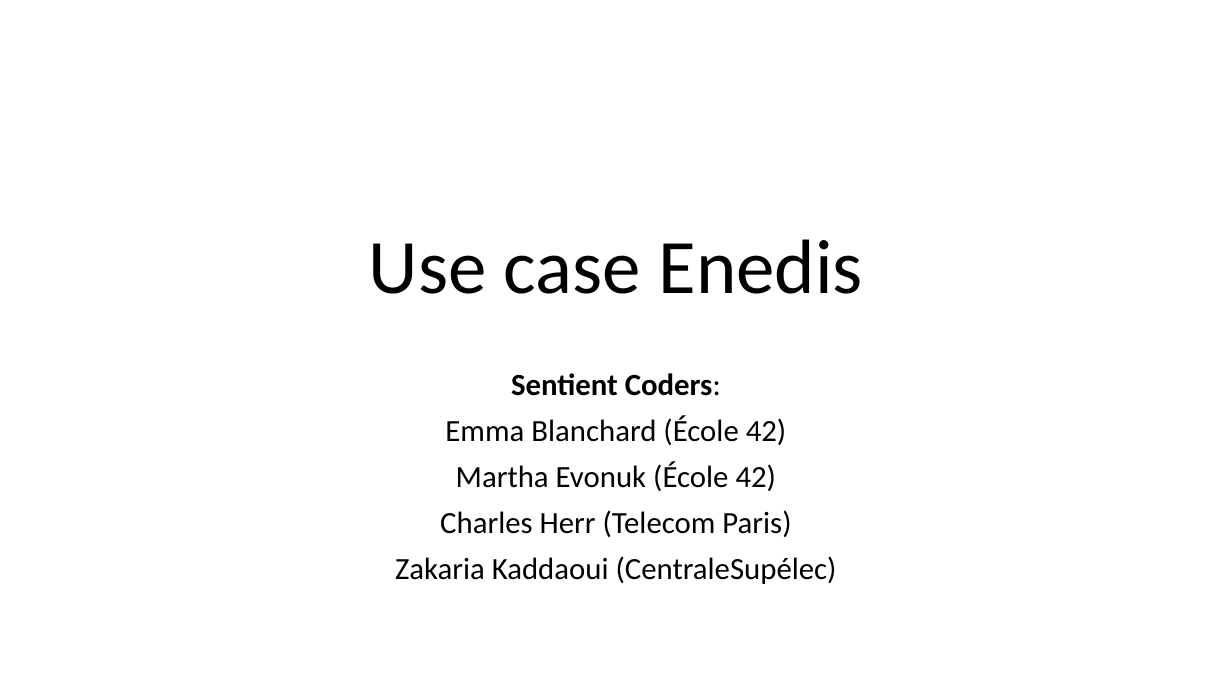
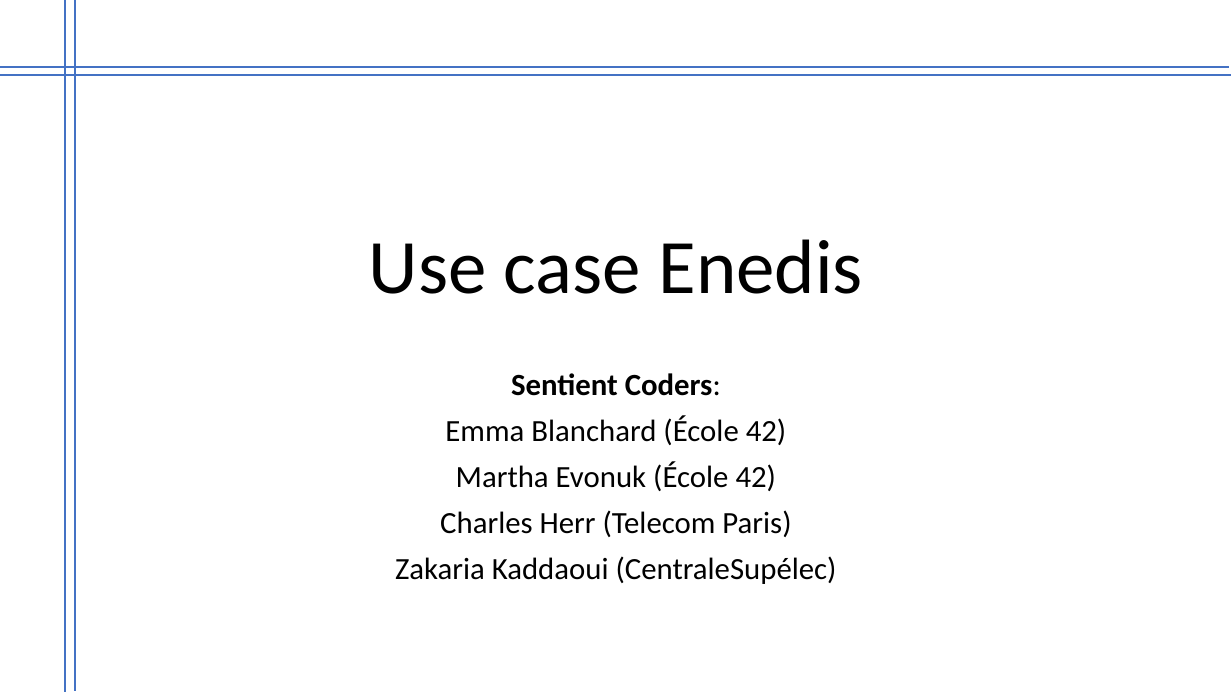
Before and after one commit to mevonuk/aihack, a slide deck: slide 1 of aihack.pptx. Drawn at 1232x693 pixels with LibreOffice and Linux fonts; fonts in the diff are those of the drawing. Boxes give left, top, right and bottom in pixels: in the first picture for what was removed or moved away, otherwise in the second. Text is boxed around its words. In the diff, an @@ line names an element or a change of style, - is before the commit and + after.

```diff
--- a/aihack.pptx
+++ b/aihack.pptx
@@ line added from (65, 0) to (65, 692), #4472C4 1.5 pt @@
@@ line added from (75, 0) to (75, 691), #4472C4 1.5 pt @@
@@ line added from (0, 76) to (1231, 76), #4472C4 1.5 pt @@
@@ line added from (0, 67) to (1229, 67), #4472C4 1.5 pt @@
```
Also in this commit, not shown: 4 other slides changed, 3 slides added, 3 slides removed.
